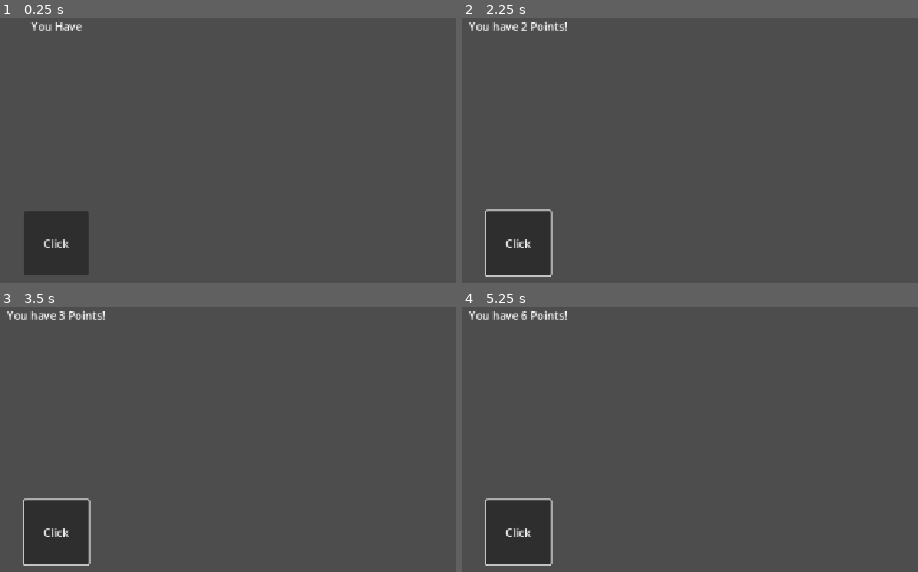
Above: before the commit, frames 1-4 (two rows, left to right).
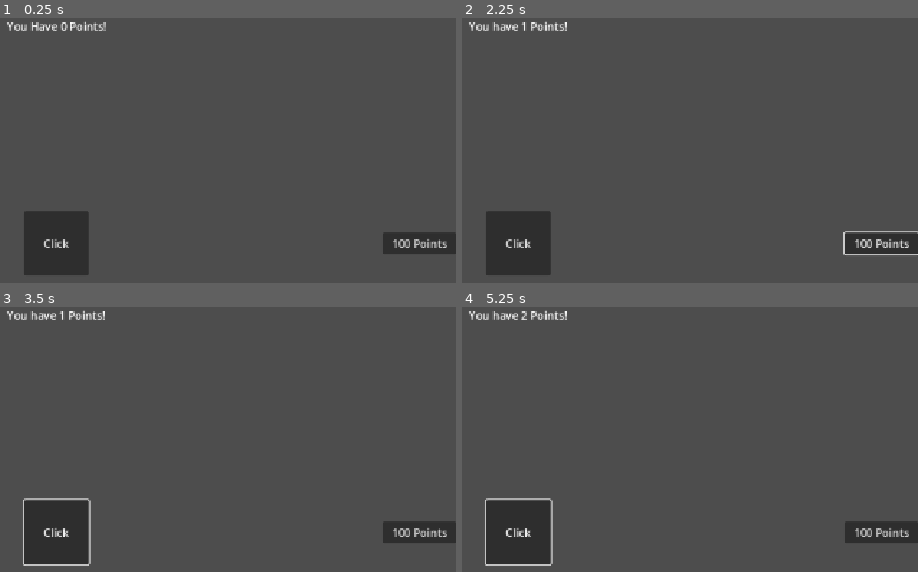
Above: after the commit, the same moments.

Repository: BrundevCoder/ClickerGame
Game: Godot game, scene res://control.tscn
Two runs of this game, one before a commit and one after it. Both use one fixed random seed, a clock stepped at 60 frames per second and the inputs below.
Inputs (mouse positions are in pixels of both pictures, inside the frame that each line leads up to):
- Up to frame 1 (0.25 s): no input
- Up to frame 2 (2.25 s): click "Click" at 0.5 s; click (881, 243) at 1.25 s, where only the run after the commit has a clickable "100 Points"; tap Enter at 2 s; move the mouse to (694, 219) at 2.02 s; hold Right from 2.03 s (still down); tap Alt at 2.1 s; click (694, 219) at 2.17 s
- Up to frame 3 (3.5 s): tap Space at 2.75 s; move the mouse to (outside the picture) at 2.77 s; release Right at 2.78 s; hold Down from 2.78 s (still down); tap Shift at 2.85 s
- Up to frame 4 (5.25 s): tap Enter at 3.5, 5 s; move the mouse to (598, 434) at 3.52 s; release Down at 3.53 s; hold Right 3.53-4.28 s; tap Alt at 3.6, 5.1 s; tap Space at 4.25 s; move the mouse to (outside the picture) at 4.27 s; hold Up 4.28-5.03 s; tap Shift at 4.35 s; click (outside the picture) at 4.42 s; move the mouse to (outside the picture) at 5.02 s; hold Left from 5.03 s (still down)

The runs differ from the first frame. In frame 1, 1.7% of the frame differs, in the area x 1-100%, y 1-90%; in frame 2, 1.8%, in the area x 5-100%, y 1-98%; in frame 3, 1.2%; in frame 4, 1.2%.

Commit message:
add: working multiplier button

Diff:
--- a/control.gd
+++ b/control.gd
@@ -1,12 +1,22 @@
 extends Control
 
 var points = 0
+var update_price = 100
+var multiplier = 1
 
 @onready var displayer : Label = $Label
+@onready var multiplierButton : Button = $multiplierButton
 
 func update_displayer() -> void:
 	displayer.text = "You have %d Points!" %points
+	multiplierButton.text = "%d Points" %update_price
 
 func _on_button_pressed() -> void:
-	points += 1
+	points += multiplier
 	update_displayer()
+
+func _on_multiplier_button_pressed() -> void:
+	if points >= update_price:
+		points -= update_price
+		multiplier *= 2
+		update_price = round(update_price * 1.95)
--- a/control.tscn
+++ b/control.tscn
@@ -20,7 +20,7 @@
 offset_right = 20.0
 offset_bottom = 23.0
 grow_horizontal = 2
-text = "You Have"
+text = "You Have 0 Points!"
 
 [node name="Button" type="Button" parent="." unique_id=49103405]
 layout_mode = 1
@@ -37,4 +37,19 @@
 grow_vertical = 2
 text = "Click"
 
+[node name="multiplierButton" type="Button" parent="." unique_id=357654444]
+layout_mode = 1
+anchors_preset = 6
+anchor_left = 1.0
+anchor_top = 0.5
+anchor_right = 1.0
+anchor_bottom = 0.5
+offset_left = -106.30505
+offset_top = -15.5
+offset_bottom = 15.5
+grow_horizontal = 0
+grow_vertical = 2
+text = "100 Points"
+
 [connection signal="pressed" from="Button" to="." method="_on_button_pressed"]
+[connection signal="pressed" from="multiplierButton" to="." method="_on_multiplier_button_pressed"]
